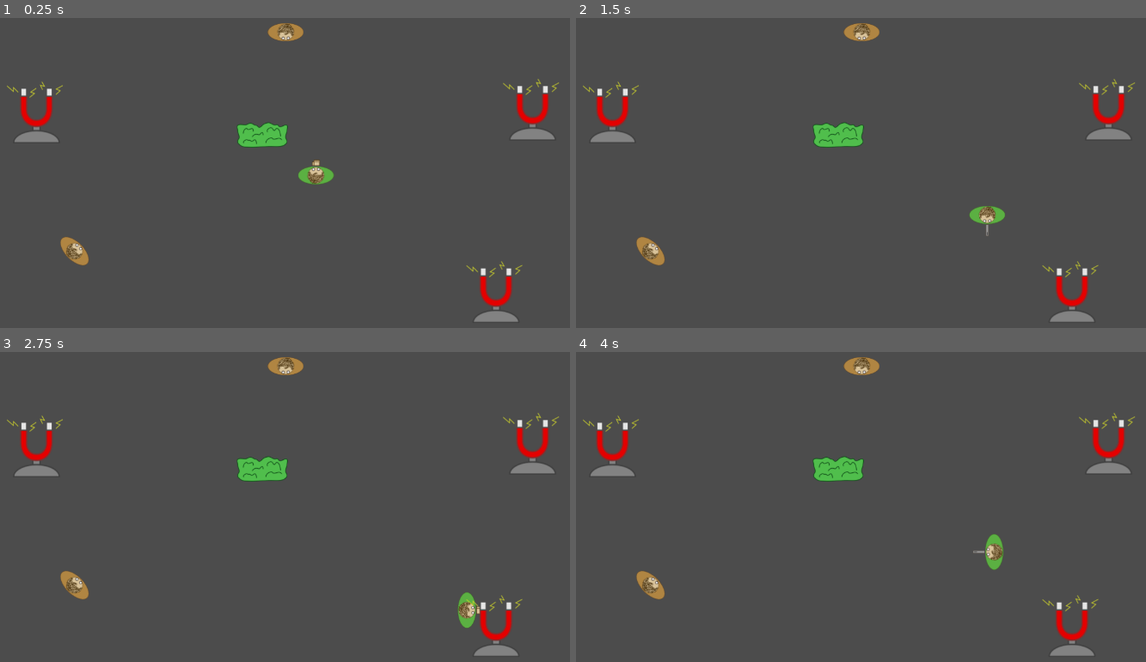
Above: before the commit, frames 1-4 (two rows, left to right).
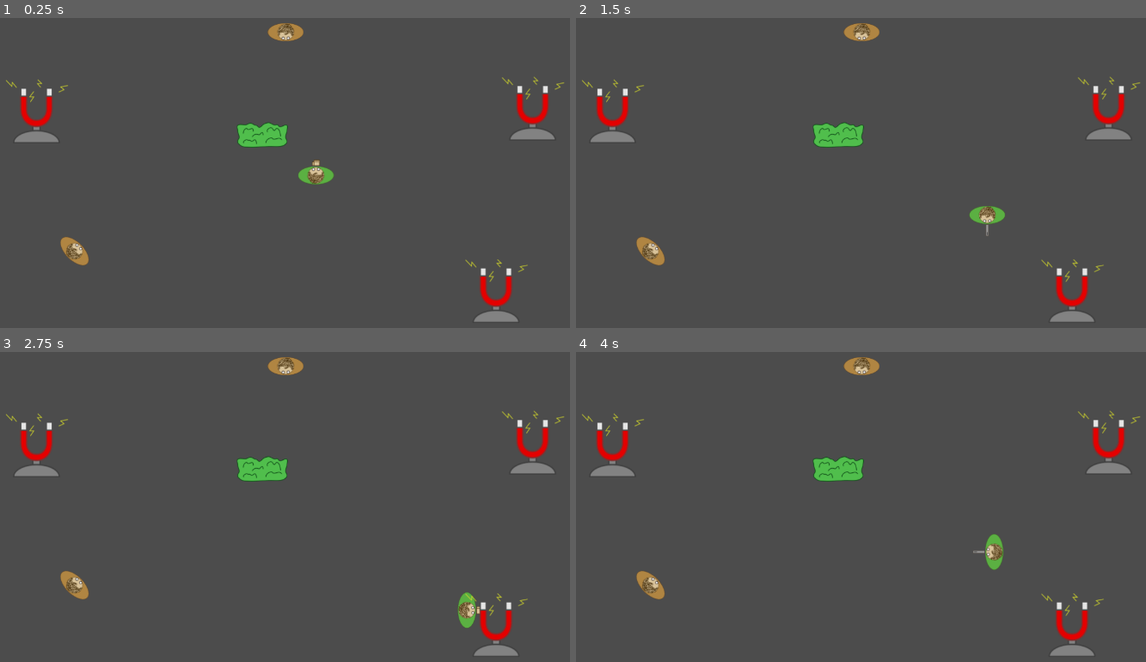
Above: after the commit, the same moments.

Repository: lmbarros/LD40-MetalFear
Game: Godot game, scene res://scenes/mainScene.tscn
Same seed, same stepped clock (60 frames per second), same inputs: the game is played once before the commit and once after it.
Inputs:
- Up to frame 1 (0.25 s): no input
- Up to frame 2 (1.5 s): hold Right (ui_right) 0.53-1.28 s; tap Ctrl (attack) at 0.6 s; hold Down (ui_down) from 1.28 s (still down); tap E (next_weapon) at 1.35 s
- Up to frame 3 (2.75 s): release Down (ui_down) at 2.03 s; hold Right (ui_right) from 2.03 s (still down); tap Page Down (prev_weapon) at 2.1 s
- Up to frame 4 (4 s): release Right (ui_right) at 2.78 s; hold Up (ui_up) 2.78-3.53 s; tap Ctrl (attack) at 2.85 s; hold Left (ui_left) from 3.53 s (still down); tap E (next_weapon) at 3.6 s

The runs differ from the first frame. In frame 1, 0.3% of the frame differs, in the area x 1-99%, y 18-86%; in frame 2, 0.3%; in frame 3, 0.3%; in frame 4, 0.3%.

Commit message:
Make collision shapes invisible

Diff:
--- a/src/scenes/foes/henchman.tscn
+++ b/src/scenes/foes/henchman.tscn
@@ -71,6 +71,7 @@
 
 [node name="collisionShape" type="CollisionShape2D" parent="."]
 
+visible = false
 rotation = 1.5708
 shape = SubResource( 2 )
 
--- a/src/scenes/obstacles/bush.tscn
+++ b/src/scenes/obstacles/bush.tscn
@@ -23,4 +23,5 @@
 
 [node name="collisionShape" type="CollisionShape2D" parent="."]
 
+visible = false
 shape = SubResource( 1 )
--- a/src/scenes/player.tscn
+++ b/src/scenes/player.tscn
@@ -57,6 +57,7 @@
 
 [node name="collisionShape" type="CollisionShape2D" parent="."]
 
+visible = false
 rotation = 1.5708
 shape = SubResource( 3 )
 
--- a/src/scenes/stuff/magnet.tscn
+++ b/src/scenes/stuff/magnet.tscn
@@ -31,10 +31,10 @@
 
 frames = SubResource( 1 )
 animation = "default"
-frame = 1
 playing = true
 
 [node name="collisionShape" type="CollisionShape2D" parent="."]
 
+visible = false
 position = Vector2( 0, 7 )
 shape = SubResource( 2 )
